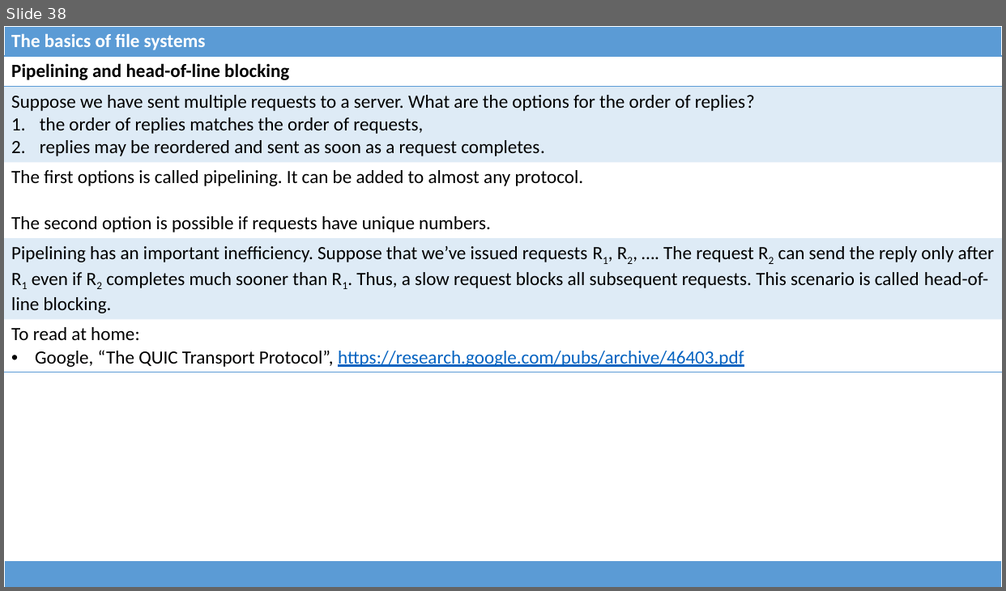
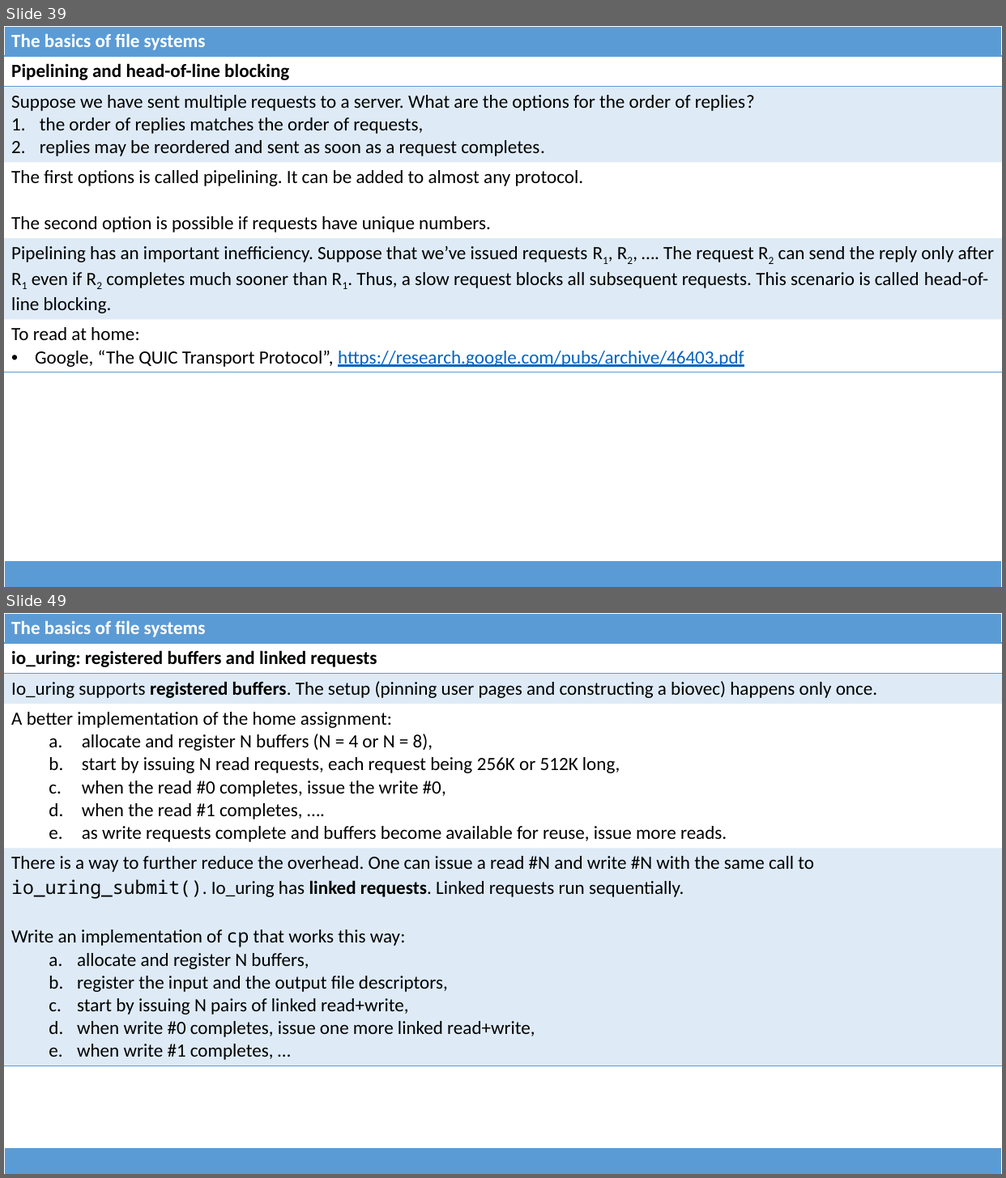
Before and after one commit to dominiquelefevre/filesystems-101-jb, a slide deck: talks/src/class02.pptx. Shown one above the other, each under a label of ours: slide 38 before the commit, slides 39 and 49 after it; the slides between them are not shown. The pictures are 1006x591 and 1006x1178 pixels, drawn with LibreOffice and Linux fonts; fonts in the diff are those of the drawing. Boxes give left, top, right and bottom in pixels: in the first picture for what was removed or moved away, otherwise in the second. Text is boxed around its words. In the diff, an @@ line names an element or a change of style, - is before the commit and + after.

Commit message:
class02: registered buffers + misc improvements.

```diff
--- a/talks/src/class02.pptx
+++ b/talks/src/class02.pptx
@@ slide 49 added at [4,613,1002,1174], background #FFFFFF @@
@@ table added at [4,613,1002,643], 1 rows, 1 columns @@
+The basics of file systems
@@ table added at [4,643,1002,1063], 4 rows, 1 columns @@
+io_uring: registered buffers and linked requests
+Io_uring supports registered buffers. The setup (pinning user pages and constructing a biovec) happens only once.
+A better implementation of the home assignment: / allocate and register N buffers (N = 4 or N = 8), / start by issuing N read requests, each request being 256K or 512K long, / when the read #0 completes, issue the write #0, / when the read #1 completes, …. / as write requests complete and buffers become available for reuse, issue more reads.
+There is a way to further reduce the overhead. One can issue a read #N and write #N with the same call to io_uring_submit(). Io_uring has linked requests. Linked requests run sequentially. / Write an implementation of cp that works this way: / allocate and register N buffers, / register the input and the output file descriptors, / start by issuing N pairs of linked read+write, / when write #0 completes, issue one more linked read+write, / when write #1 completes, …
@@ table added at [4,1148,1002,1174], 1 rows, 1 columns @@
+
@@ what was slide 38 is now slide 39 @@
```
Also in this commit, not shown: 9 slides changed, 6 other slides added, 1 other file.
